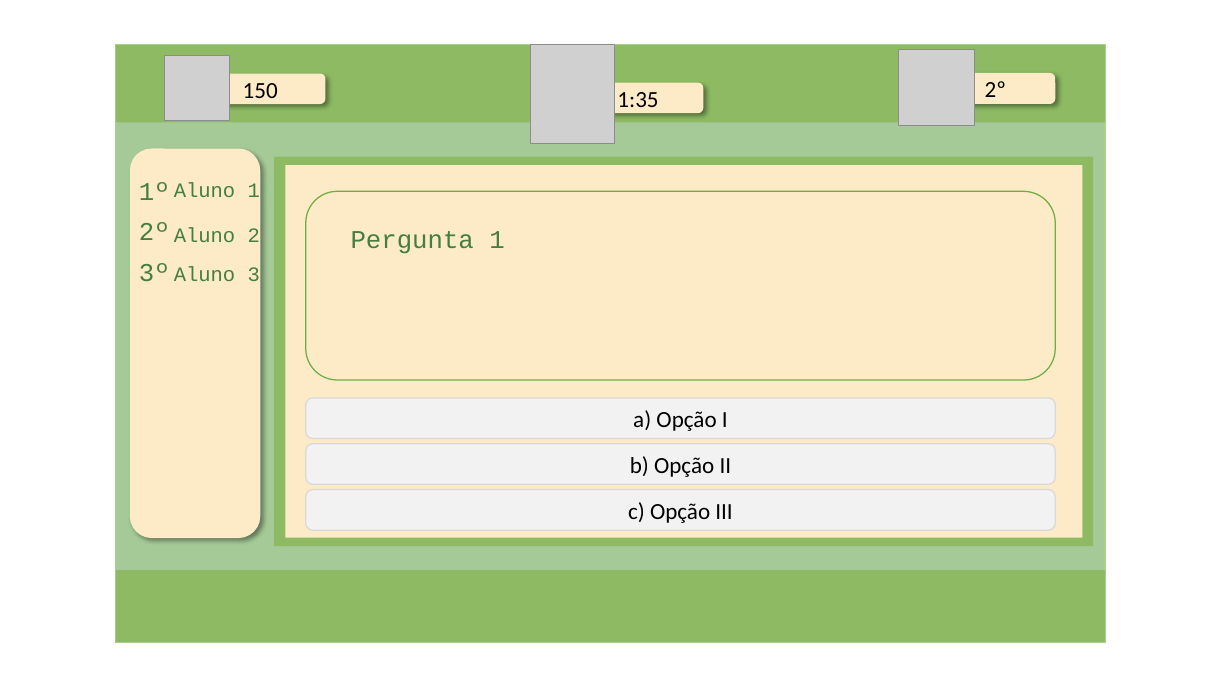
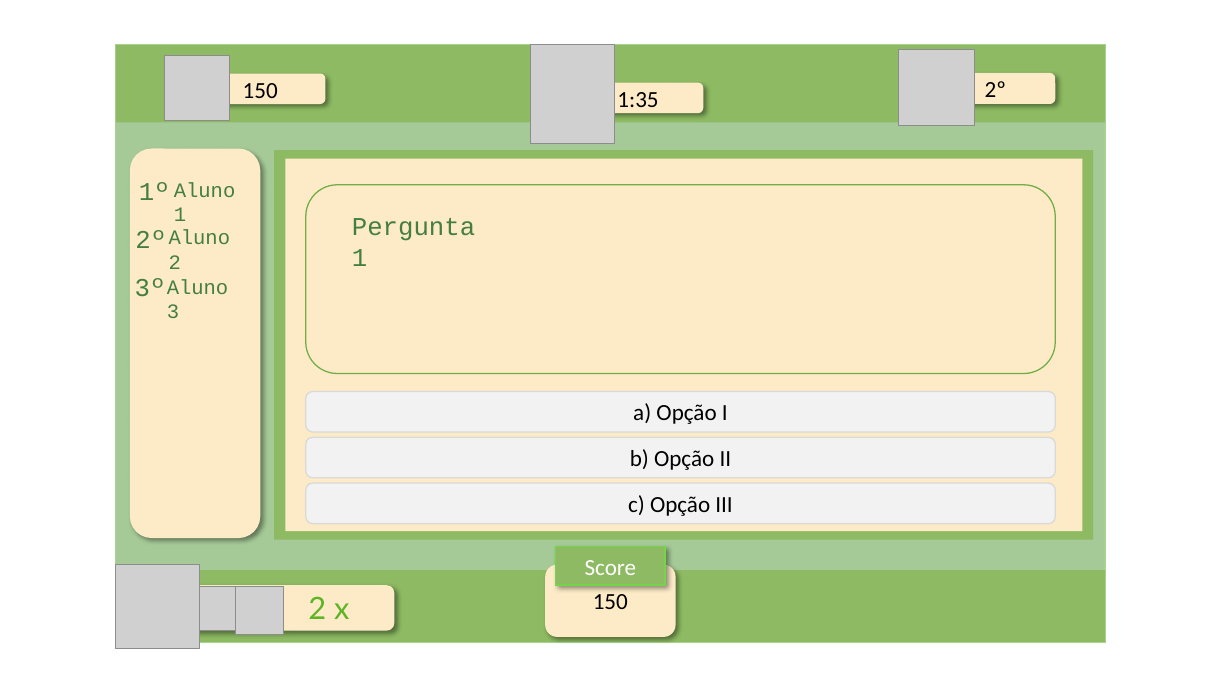
Before and after one commit to NathanReis/FTT-Recicla, a slide deck: slide 14 of Documentacao Projeto/Protótipo_Visual.pptx (slide 6 before the commit). Drawn at 1232x693 pixels with LibreOffice and Linux fonts; fonts in the diff are those of the drawing; grey boxes stand for pictures. Boxes give left, top, right and bottom in pixels: in the first picture for what was removed or moved away, otherwise in the second. Text is boxed around its words. In the diff, an @@ line names an element or a change of style, - is before the commit and + after.

```diff
--- a/Documentacao Projeto/Protótipo_Visual.pptx
+++ b/Documentacao Projeto/Protótipo_Visual.pptx
@@ text "Aluno 1" rewrapped from [174, 182, 260, 197] to [174, 182, 235, 221] @@
@@ 5 rounded rectangles, 1 rectangle: place and size @@
-5 rounded rectangles, 1 rectangle at [274, 156, 1093, 546]
+5 rounded rectangles, 1 rectangle at [274, 150, 1093, 540]
@@ text "Pergunta 1" rewrapped from [351, 231, 504, 254] to [352, 218, 475, 266] @@
@@ text "2º": place and size @@
-text "2º" at [139, 222, 170, 240]
+text "2º" at [135, 230, 166, 248]
@@ text "Aluno 2" rewrapped from [174, 227, 260, 242] to [169, 230, 230, 269] @@
@@ text "3º": place and size @@
-text "3º" at [139, 263, 170, 282]
+text "3º" at [135, 278, 166, 297]
@@ text "Aluno 3" rewrapped from [174, 266, 260, 281] to [167, 279, 228, 318] @@
@@ picture added at [116, 565, 199, 648] @@
@@ rounded rectangle added at [545, 565, 676, 637], fill #FDEBC7, 18 pt, text #000000 @@
+150
@@ rectangle added at [555, 547, 665, 585], fill #8DBA62, outline #73D54A 1 pt, 18 pt, text #FFFFFF @@
+Score
@@ rounded rectangle added at [158, 585, 395, 630], fill #FDEBC7 @@
@@ picture added at [177, 586, 236, 630] @@
@@ picture added at [236, 586, 284, 634] @@
@@ text added at [308, 596, 349, 619], 24 pt, text #5DB427 @@
+2 x
```
Also in this commit, not shown: 11 slides added.
